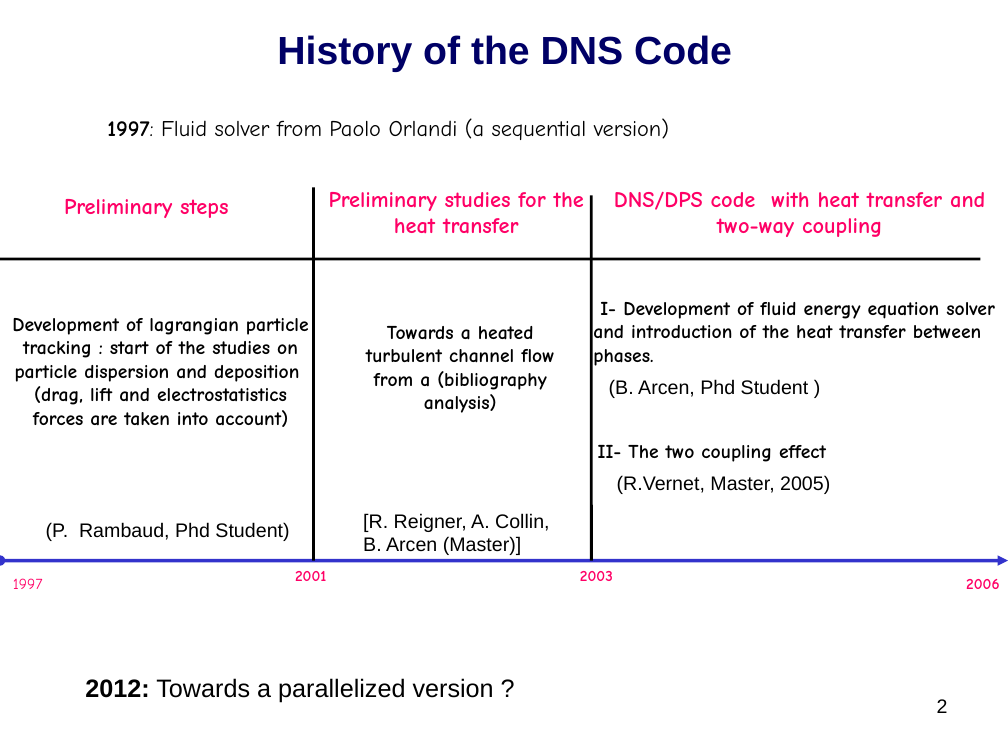
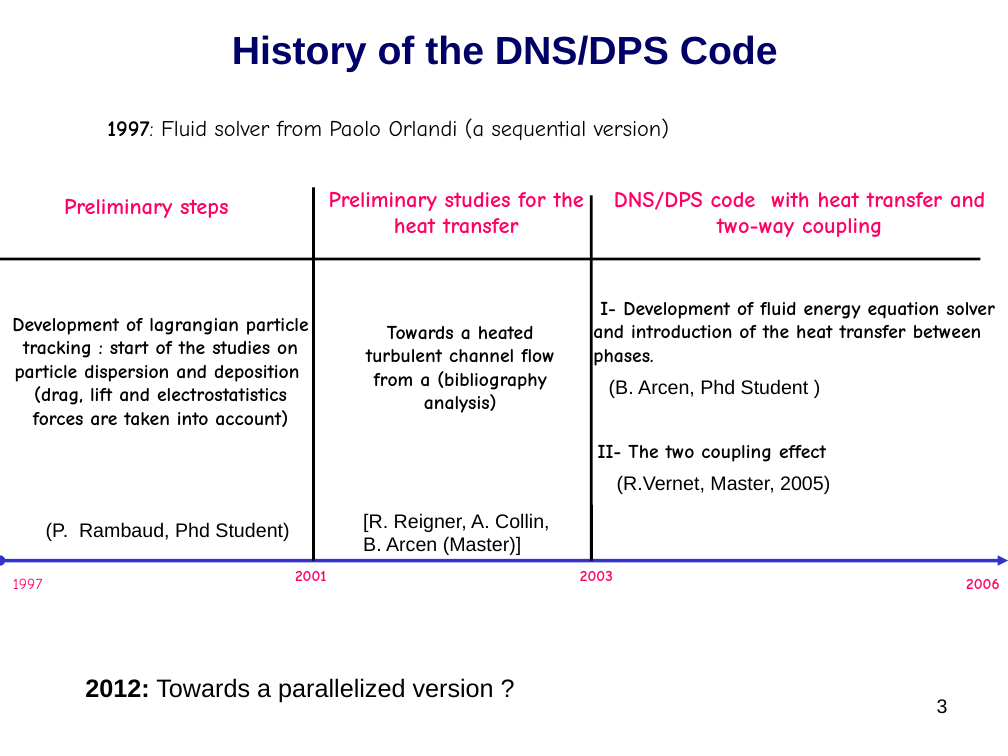
Before and after one commit to markus-abel/parpar, a slide deck: slide 3 of Suivi_lagrangien.ppt (slide 2 before the commit). Drawn at 1008x756 pixels with LibreOffice and Linux fonts; fonts in the diff are those of the drawing. Boxes give left, top, right and bottom in pixels: in the first picture for what was removed or moved away, otherwise in the second. Text is boxed around its words. In the diff, an @@ line names an element or a change of style, - is before the commit and + after.

```diff
--- a/Suivi_lagrangien.ppt
+++ b/Suivi_lagrangien.ppt
@@ text at <box>232,35,778,72</box>: text changed @@
-History of the DNS Code
+History of the DNS/DPS Code
@@ page number at <box>937,699,948,714</box>: text changed @@
-2
+3
```
Also in this commit, not shown: 6 other slides changed, 9 slides added.
